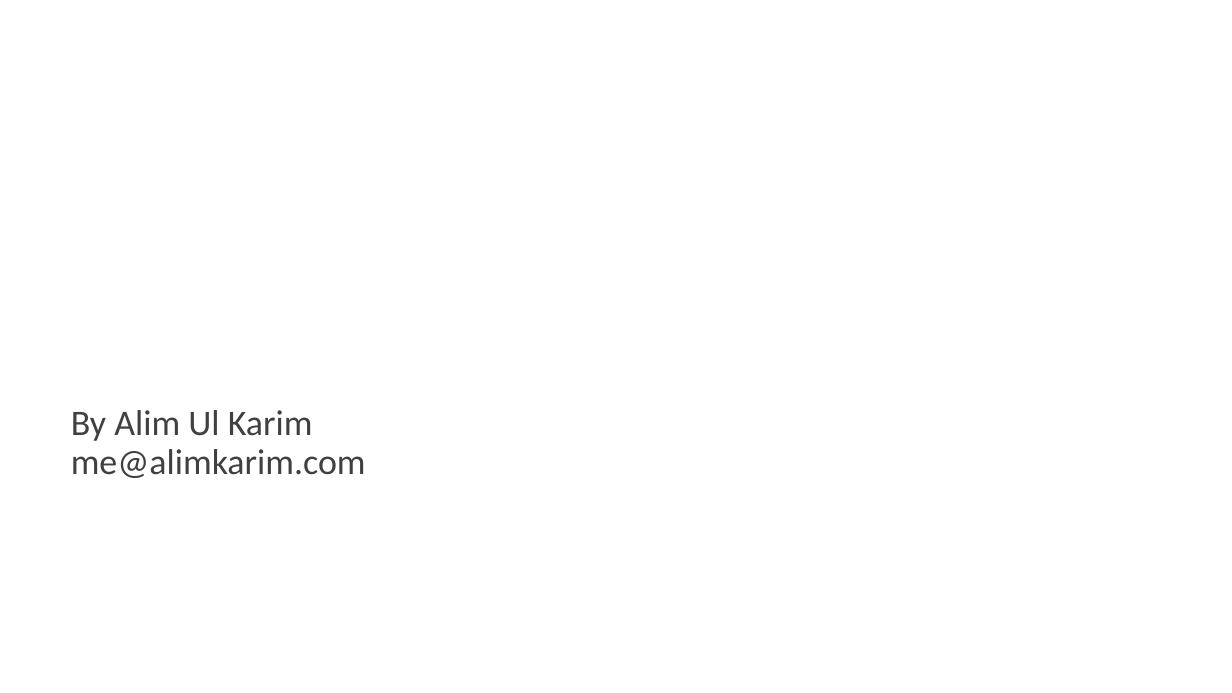
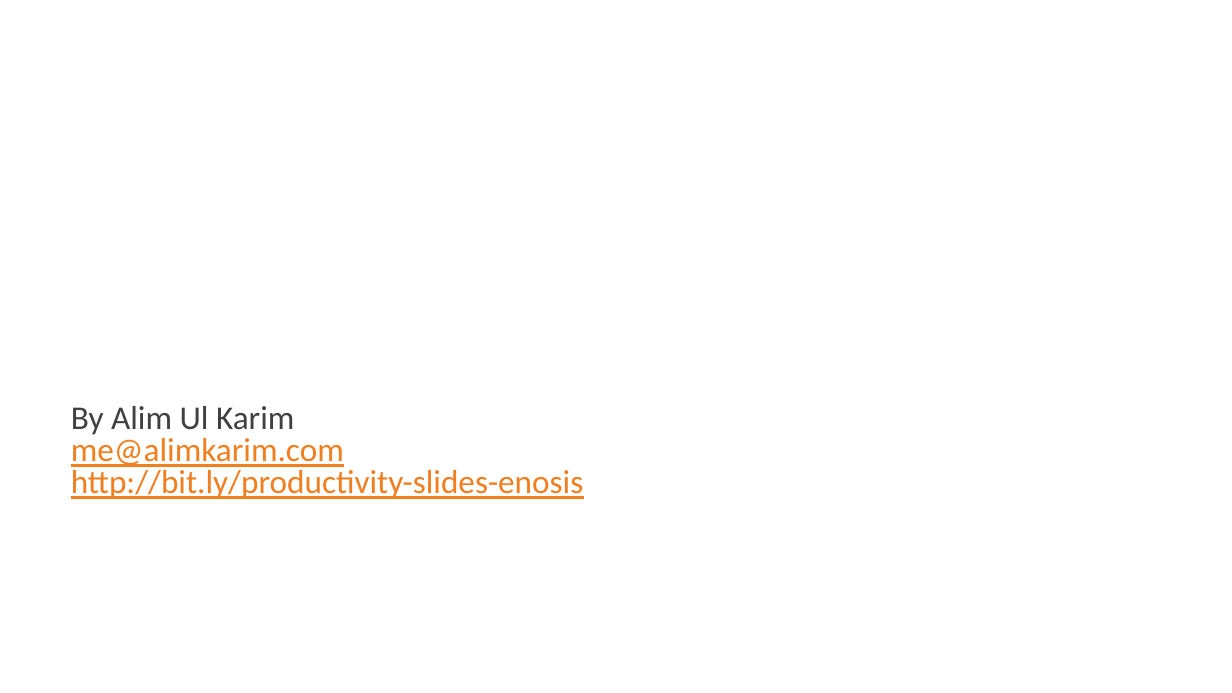
Before and after one commit to aukgit/Productivity-Presentation-Enosis, a slide deck: slide 1 of Productivity.pptx. Drawn at 1232x693 pixels with LibreOffice and Linux fonts; fonts in the diff are those of the drawing; background and template pictures are left out. Boxes give left, top, right and bottom in pixels: in the first picture for what was removed or moved away, otherwise in the second. Text is boxed around its words. In the diff, an @@ line names an element or a change of style, - is before the commit and + after.

Commit message:
slides changed

```diff
--- a/Productivity.pptx
+++ b/Productivity.pptx
@@ subtitle at (71, 406, 344, 467): size 28 to 25.9 pt in "By Alim Ul Karim", "me@alimkarim.com"; text colour #404040 to #F17E1F, underline on in "me@alimkarim.com"; line spacing 0.9 to 0.8 @@
@@ subtitle at (71, 466, 584, 499): paragraph added @@
+http://bit.ly/productivity-slides-enosis
```
Also in this commit, not shown: 1 other slide changed.
